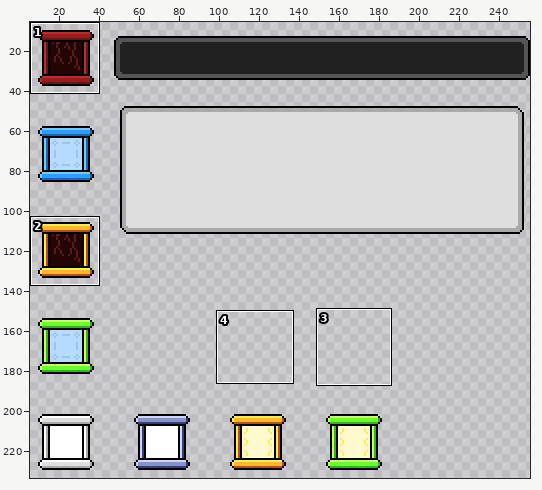
Two states of a pixel-art file, tex/ui.ase. The picture above shows the old version from afar; the outline marks the close-up.
Close-up. As it was:
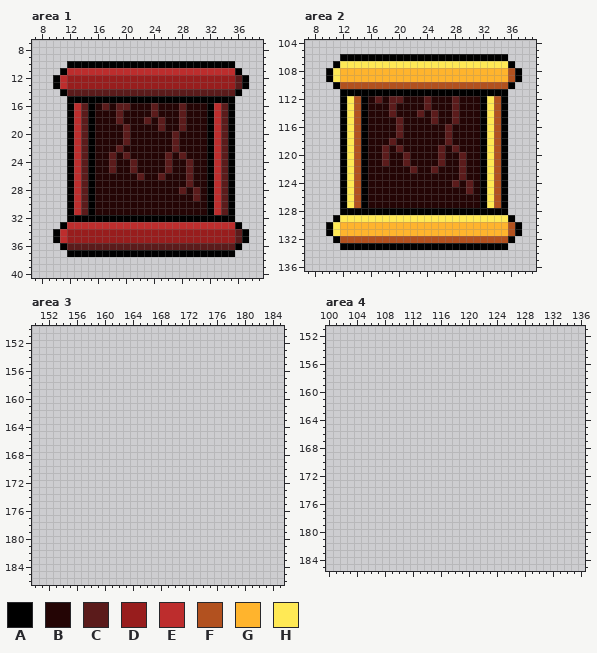
256x256 pixels, 1 frame. Shown: area 1: x 7..39, y 7..40; area 2: x 7..39, y 104..136; area 3: x 150..185, y 150..186; area 4: x 100..136, y 151..185. The wide view leaves out empty margins.
Palette (. is transparent): A #000000  B #240505  C #5b1b1b  D #981d1d  E #bd2d2d  F #b2511f  G #ffb42d  H #ffe955
Pixels before, area 1, first column x 10:
10 ..AAAAAAAAAAAAAAAAAAAAAAAA..
11 .AEEEEEEEEEEEEEEEEEEEEEEEEA.
12 AEDDDDDDDDDDDDDDDDDDDDDDDDCA
13 AEDDDDDDDDDDDDDDDDDDDDDDDDCA
14 .ACCCCCCCCCCCCCCCCCCCCCCCCA.
15 ..AAAAAAAAAAAAAAAAAAAAAAAA..
16 ..AECABCBCCBBBCBBBCBBBAECA..
17 ..AECABBBCBBBBCBBBCBBBAECA..
18 ..AECABBBCBBBCBCBBCBBBAECA..
19 ..AECABBBBCBBBBCBBCBBBAECA..
20 ..AECABBBBCBBBBBBCBBBBAECA..
21 ..AECABBBBCBBBBBBCBBBBAECA..
22 ..AECABBBCBBBBBBBCBBBBAECA..
23 ..AECABBCBCBBBBBCBCBBBAECA..
24 ..AECABBCBBCBBBBCBBCBBAECA..
25 ..AECABBCBBCBBBBCBBCBBAECA..
26 ..AECABBBBBBCBBCBBBCBBAECA..
27 ..AECABBBBBBBBBBBBBCBBAECA..
28 ..AECABBBBBBBBBBBBCBCBAECA..
29 ..AECABBBBBBBBBBBBBBCBAECA..
30 ..AECABBBBBBBBBBBBBBBBAECA..
31 ..AECABBBBBBBBBBBBBBBBAECA..
32 ..AAAAAAAAAAAAAAAAAAAAAAAA..
33 .AEEEEEEEEEEEEEEEEEEEEEEEEA.
34 AEDDDDDDDDDDDDDDDDDDDDDDDDCA
35 AEDDDDDDDDDDDDDDDDDDDDDDDDCA
36 .ACCCCCCCCCCCCCCCCCCCCCCCCA.
37 ..AAAAAAAAAAAAAAAAAAAAAAAA..
Pixels before, area 2, first column x 10:
106 ..AAAAAAAAAAAAAAAAAAAAAAAA..
107 .AHHHHHHHHHHHHHHHHHHHHHHHHA.
108 AHGGGGGGGGGGGGGGGGGGGGGGGGFA
109 AHGGGGGGGGGGGGGGGGGGGGGGGGFA
110 .AFFFFFFFFFFFFFFFFFFFFFFFFA.
111 ..AAAAAAAAAAAAAAAAAAAAAAAA..
112 ..AHFABCBCCBBBCBBBCBBBAHFA..
113 ..AHFABBBCBBBBCBBBCBBBAHFA..
114 ..AHFABBBCBBBCBCBBCBBBAHFA..
115 ..AHFABBBBCBBBBCBBCBBBAHFA..
116 ..AHFABBBBCBBBBBBCBBBBAHFA..
117 ..AHFABBBBCBBBBBBCBBBBAHFA..
118 ..AHFABBBCBBBBBBBCBBBBAHFA..
119 ..AHFABBCBCBBBBBCBCBBBAHFA..
120 ..AHFABBCBBCBBBBCBBCBBAHFA..
121 ..AHFABBCBBCBBBBCBBCBBAHFA..
122 ..AHFABBBBBBCBBCBBBCBBAHFA..
123 ..AHFABBBBBBBBBBBBBCBBAHFA..
124 ..AHFABBBBBBBBBBBBCBCBAHFA..
125 ..AHFABBBBBBBBBBBBBBCBAHFA..
126 ..AHFABBBBBBBBBBBBBBBBAHFA..
127 ..AHFABBBBBBBBBBBBBBBBAHFA..
128 ..AAAAAAAAAAAAAAAAAAAAAAAA..
129 .AHHHHHHHHHHHHHHHHHHHHHHHHA.
130 AHGGGGGGGGGGGGGGGGGGGGGGGGFA
131 AHGGGGGGGGGGGGGGGGGGGGGGGGFA
132 .AFFFFFFFFFFFFFFFFFFFFFFFFA.
133 ..AAAAAAAAAAAAAAAAAAAAAAAA..
After:
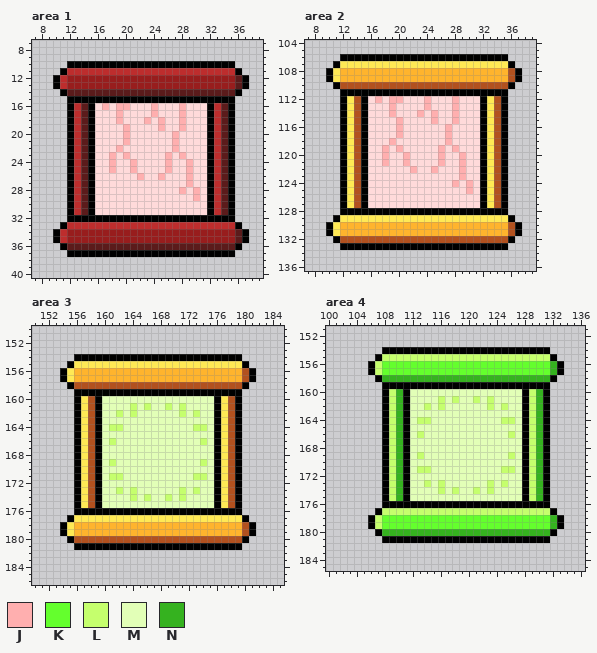
Colours new in this view: J #ffafaf  K #64ff2d  L #c5ff6d  M #e2ffb7  N #35b21f
The exact change:
colour B: #240505 -> #ffdada
Changed rows in their new state; - is a pixel that keeps its letter.
Area 1:
first column x 17:
16 J-JJ---J---J--
17 --J----J---J--
18 --J---J-J--J--
19 ---J----J--J--
20 ---J------J---
21 ---J------J---
22 --J-------J---
23 -J-J-----J-J--
24 -J--J----J--J-
25 -J--J----J--J-
26 -----J--J---J-
27 ------------J-
28 -----------J-J
29 -------------J
Area 2:
first column x 17:
112 J-JJ---J---J--
113 --J----J---J--
114 --J---J-J--J--
115 ---J----J--J--
116 ---J------J---
117 ---J------J---
118 --J-------J---
119 -J-J-----J-J--
120 -J--J----J--J-
121 -J--J----J--J-
122 -----J--J---J-
123 ------------J-
124 -----------J-J
125 -------------J
Area 3:
first column x 154:
154 --AAAAAAAAAAAAAAAAAAAAAAAA--
155 -AHHHHHHHHHHHHHHHHHHHHHHHHA-
156 AHGGGGGGGGGGGGGGGGGGGGGGGGFA
157 AHGGGGGGGGGGGGGGGGGGGGGGGGFA
158 -AFFFFFFFFFFFFFFFFFFFFFFFFA-
159 --AAAAAAAAAAAAAAAAAAAAAAAA--
160 --AHFAMMMMMMMMMMMMMMMMAHFA--
161 --AHFAMMMMLMLMMLMLMMMMAHFA--
162 --AHFAMMLMLMMMMMMLMLMMAHFA--
163 --AHFAMMMMMMMMMMMMMMMMAHFA--
164 --AHFAMLLMMMMMMMMMMLLMAHFA--
165 --AHFAMMMMMMMMMMMMMMMMAHFA--
166 --AHFAMLMMMMMMMMMMMMLMAHFA--
167 --AHFAMMMMMMMMMMMMMMMMAHFA--
168 --AHFAMMMMMMMMMMMMMMMMAHFA--
169 --AHFAMLMMMMMMMMMMMMLMAHFA--
170 --AHFAMMMMMMMMMMMMMMMMAHFA--
171 --AHFAMLLMMMMMMMMMMLLMAHFA--
172 --AHFAMMMMMMMMMMMMMMMMAHFA--
173 --AHFAMMLMLMMMMMMLMLMMAHFA--
174 --AHFAMMMMLMLMMLMLMMMMAHFA--
175 --AHFAMMMMMMMMMMMMMMMMAHFA--
176 --AAAAAAAAAAAAAAAAAAAAAAAA--
177 -AHHHHHHHHHHHHHHHHHHHHHHHHA-
178 AHGGGGGGGGGGGGGGGGGGGGGGGGFA
179 AHGGGGGGGGGGGGGGGGGGGGGGGGFA
180 -AFFFFFFFFFFFFFFFFFFFFFFFFA-
181 --AAAAAAAAAAAAAAAAAAAAAAAA--
Area 4:
first column x 106:
154 --AAAAAAAAAAAAAAAAAAAAAAAA--
155 -ALLLLLLLLLLLLLLLLLLLLLLLLA-
156 ALKKKKKKKKKKKKKKKKKKKKKKKKNA
157 ALKKKKKKKKKKKKKKKKKKKKKKKKNA
158 -ANNNNNNNNNNNNNNNNNNNNNNNNA-
159 --AAAAAAAAAAAAAAAAAAAAAAAA--
160 --ALNAMMMMMMMMMMMMMMMMALNA--
161 --ALNAMMMMLMLMMLMLMMMMALNA--
162 --ALNAMMLMLMMMMMMLMLMMALNA--
163 --ALNAMMMMMMMMMMMMMMMMALNA--
164 --ALNAMLLMMMMMMMMMMLLMALNA--
165 --ALNAMMMMMMMMMMMMMMMMALNA--
166 --ALNAMLMMMMMMMMMMMMLMALNA--
167 --ALNAMMMMMMMMMMMMMMMMALNA--
168 --ALNAMMMMMMMMMMMMMMMMALNA--
169 --ALNAMLMMMMMMMMMMMMLMALNA--
170 --ALNAMMMMMMMMMMMMMMMMALNA--
171 --ALNAMLLMMMMMMMMMMLLMALNA--
172 --ALNAMMMMMMMMMMMMMMMMALNA--
173 --ALNAMMLMLMMMMMMLMLMMALNA--
174 --ALNAMMMMLMLMMLMLMMMMALNA--
175 --ALNAMMMMMMMMMMMMMMMMALNA--
176 --AAAAAAAAAAAAAAAAAAAAAAAA--
177 -ALLLLLLLLLLLLLLLLLLLLLLLLA-
178 ALKKKKKKKKKKKKKKKKKKKKKKKKNA
179 ALKKKKKKKKKKKKKKKKKKKKKKKKNA
180 -ANNNNNNNNNNNNNNNNNNNNNNNNA-
181 --AAAAAAAAAAAAAAAAAAAAAAAA--
Pixel boxes of the changes (left, top, right, bottom) in both close-ups:
changed: (95, 103, 207, 215)
changed: (368, 96, 480, 208)
added: (60, 354, 256, 550)
added: (368, 347, 564, 543)
